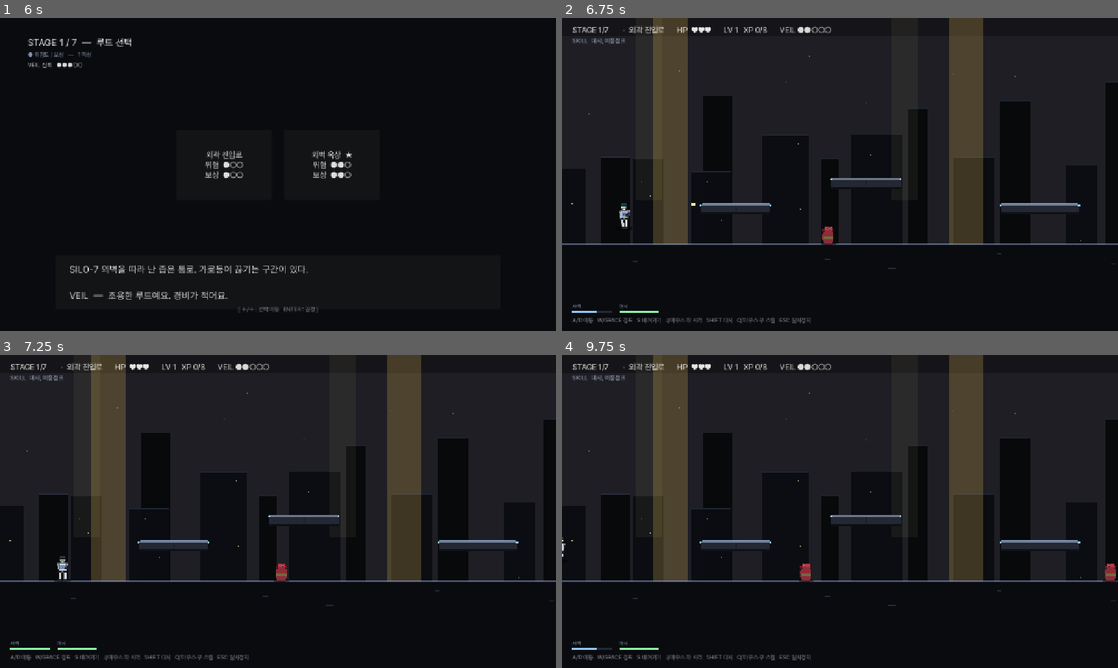
Above: before the commit, frames 1-4 (two rows, left to right).
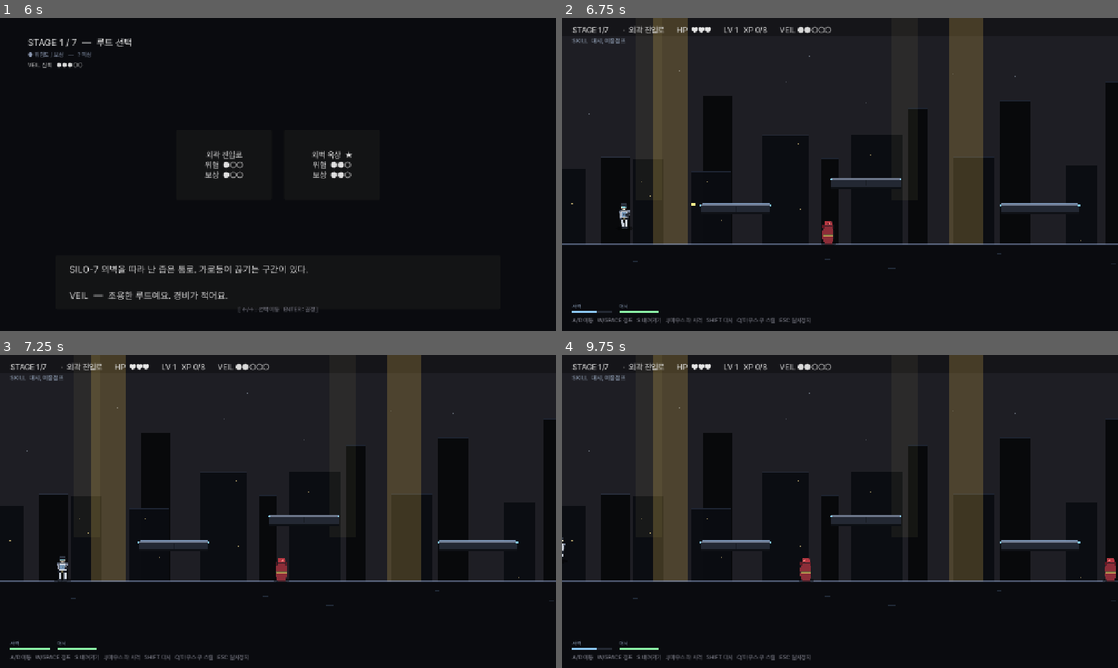
Above: after the commit, the same moments.

Repository: soomin007/EyesOnYou
Game: Godot game, scene res://scenes/main.tscn
Same seed, same stepped clock (60 frames per second), same inputs: the game is played once before the commit and once after it.
Inputs (mouse positions are in pixels of both pictures, inside the frame that each line leads up to):
- Up to frame 1 (6 s): click "게임 시작" at 0.5 s; click "일반 모드" at 1.25 s; click "바로 시작" at 2 s; tap Enter (ui_accept) at 2.75, 4.25, 5, 5.75 s; move the mouse to (400, 158) at 2.77 s; press the mouse at (400, 158) at 2.78 s; hold D (move_right) 2.78-4.28 s; tap W (jump) at 3.02, 3.77, 5.27 s; move the mouse to (166, 190) at 3.52 s; release the mouse at (166, 190) at 3.53 s; click (166, 190) at 3.6 s; move the mouse to (333, 105) at 4.27 s; press the mouse at (333, 105) at 4.28 s; hold A (move_left) 4.28-5.03 s; tap Shift (dash) at 4.35 s; move the mouse to (250, 237) at 5.02 s; release the mouse at (250, 237) at 5.03 s; hold D (move_right) from 5.03 s (still down); tap Q at 5.1 s; click (250, 237) at 5.3 s; move the mouse to (444, 221) at 5.77 s; press the mouse at (444, 221) at 5.78 s; tap E at 5.85 s
- Up to frame 2 (6.75 s): tap W (jump) at 6.02 s; right-click (1006, 221) at 6.4 s; release D (move_right) at 6.5 s; release the mouse at (1006, 221) at 6.5 s; click "확인" at 6.5 s
- Up to frame 3 (7.25 s): no input
- Up to frame 4 (9.75 s): move the mouse to (673, 464) at 7.27 s; hold A (move_left) 7.28-8.03 s; tap Space at 7.35 s; tap W (jump) at 7.52, 9.02 s; click (673, 464) at 7.55 s; move the mouse to (867, 511) at 8.02 s; press the mouse at (867, 511) at 8.03 s; hold D (move_right) 8.03-8.78 s; tap J at 8.1 s; move the mouse to (756, 433) at 8.77 s; release the mouse at (756, 433) at 8.78 s; hold A (move_left) from 8.78 s (still down); tap K at 8.85 s; click (756, 433) at 9.05 s; move the mouse to (962, 495) at 9.52 s; press the mouse at (962, 495) at 9.53 s

Frame 1 is identical in both runs. In frame 2, less than 0.1% of the frame differs, in the area x 46-49%, y 64-72%; in frame 3, less than 0.1%; in frame 4, 0.2%, in the area x 42-100%, y 64-72%.

Commit message:
fix(visual+ux): 방어막 아우라·튜토리얼 더미·적 크기·방패병 turn·고위험/고보상 분리
방어막 인디케이터 (사용자: "머리 위 파란 네모 못생겼어, 하늘색 아우라"):
- ColorRect 12×12 → Node2D + 동심원 3겹(34/26/18 반지름) 하늘색 그라데이션 아우라.
- 캐릭터 본체 위치(-10y)에 배치. 충전·완료 시 modulate.a/scale 펄스는 그대로.

튜토리얼 attack dummy:
- ATTACK 단계 진입 시점에 lazy spawn — 점프 단계에 미리 보이고 미리 처치 시
  사격 quest 진행 안 되던 버그 차단.

튜토리얼 더미 비주얼 (사용자: "더미답게"):
- patrol 형태에 ghost 오버레이 → 짚단 본체(연갈) + 받침대 + 흰 X 봉합 자국 +
  중앙 빨간 과녁(동심원). 사격 연습용 더미로 즉시 인지 가능.

적 크기 (사용자: "patrol·shield 좀 키워"):
- patrol: 28×40 → 36×52, visual scale 1.3.
- shield: 28×40 → 40×56, visual scale 1.4.
- drone/sniper/bomber는 그대로.

방패병 방향 전환 delay (사용자: "조금 더 늘려"):
- SHIELD_DIR_LOCK_DURATION 2.0 → 2.8.

RouteMap 고위험/고보상 분리 (사용자: "겹치면 텍스트 너무 많아"):
- 본 VeilBox에선 description + VEIL 멘트만.
- 우측 별도 PanelContainer (78~97% × 62~74% 영역, 어두운 적갈색)에
  "[고위험]/[고보상]" 경고 표시. 둘 다 없거나 hidden 루트면 숨김.

Co-Authored-By: Claude Opus 4.7 (1M context) <noreply@anthropic.com>

Diff:
--- a/scripts/CharacterArt.gd
+++ b/scripts/CharacterArt.gd
@@ -366,14 +366,50 @@
 	return root
 
 static func build_tutorial_dummy(parent: Node2D) -> Node2D:
-	var root := build_patrol(parent)
-	var ghost := Polygon2D.new()
-	ghost.color = Color(0.95, 0.95, 0.95, 0.18)
-	ghost.polygon = PackedVector2Array([
-		Vector2(-13, -38), Vector2(13, -38), Vector2(13, 0), Vector2(-13, 0),
-	])
-	root.add_child(ghost)
-	return root
+	# 사용자: "더미답게". 인간형 patrol 대신 사격 연습용 목제 더미 톤으로.
+	# 짚단 본체(연한 갈색) + 중심 빨간 과녁 + 짧은 받침대 + 흰 X자 봉합 자국.
+	var root := Node2D.new()
+	parent.add_child(root)
+	# 받침대
+	_filled(root, Color(0.32, 0.28, 0.25), PackedVector2Array([
+		Vector2(-16, -2), Vector2(16, -2), Vector2(20, 4), Vector2(-20, 4),
+	]))
+	# 본체 (사다리꼴, 짚단/모래주머니 톤)
+	_filled(root, Color(0.72, 0.62, 0.45), PackedVector2Array([
+		Vector2(-12, -38), Vector2(12, -38), Vector2(15, -4), Vector2(-15, -4),
+	]))
+	# 어깨 / 머리 영역
+	_filled(root, Color(0.65, 0.55, 0.40), PackedVector2Array([
+		Vector2(-10, -52), Vector2(10, -52), Vector2(12, -38), Vector2(-12, -38),
+	]))
+	# 흰색 X 봉합 자국 (직물/짚단 느낌)
+	var stitch1 := Line2D.new()
+	stitch1.points = PackedVector2Array([Vector2(-8, -34), Vector2(8, -10)])
+	stitch1.width = 1.2
+	stitch1.default_color = Color(0.92, 0.88, 0.78, 0.85)
+	root.add_child(stitch1)
+	var stitch2 := Line2D.new()
+	stitch2.points = PackedVector2Array([Vector2(8, -34), Vector2(-8, -10)])
+	stitch2.width = 1.2
+	stitch2.default_color = Color(0.92, 0.88, 0.78, 0.85)
+	root.add_child(stitch2)
+	# 중앙 과녁 — 빨간 동심원 (가슴쪽)
+	var bull_outer := Polygon2D.new()
+	bull_outer.color = Color(0.85, 0.30, 0.30, 0.85)
+	bull_outer.polygon = _circle_pts(7.0, 18, Vector2(0, -22))
+	root.add_child(bull_outer)
+	var bull_inner := Polygon2D.new()
+	bull_inner.color = Color(0.95, 0.92, 0.45, 0.95)
+	bull_inner.polygon = _circle_pts(3.0, 14, Vector2(0, -22))
+	root.add_child(bull_inner)
+	return root
+
+static func _circle_pts(radius: float, n: int, center: Vector2 = Vector2.ZERO) -> PackedVector2Array:
+	var pts: PackedVector2Array = []
+	for i in n:
+		var a: float = float(i) * TAU / float(n)
+		pts.append(center + Vector2(cos(a) * radius, sin(a) * radius))
+	return pts
 
 # ─── 헬퍼 ───────────────────────────────────────────────
 
--- a/scripts/Enemy.gd
+++ b/scripts/Enemy.gd
@@ -104,7 +104,8 @@
 
 # 방패병 정면 회전 지연 — 한 번 돈 뒤 일정 시간 다시 못 돌게.
 # 대시 쿨다운(0.7s)보다 충분히 길어야 측면/후면 잡고 돌아갈 시간이 생김.
-const SHIELD_DIR_LOCK_DURATION: float = 2.0
+# 사용자 후속 피드백: 좀 더 늘려달라 → 2.0 → 2.8.
+const SHIELD_DIR_LOCK_DURATION: float = 2.8
 var shield_dir_lock_timer: float = 0.0
 
 var encountered: bool = false
@@ -117,6 +118,9 @@
 		EnemyType.PATROL:
 			hp = 2
 			visual = CharacterArt.build_patrol(self)
+			# 사용자: patrol 크기 키우기 — 콜리전과 함께 시각도 1.3배.
+			if visual != null:
+				visual.scale = Vector2(1.3, 1.3)
 		EnemyType.SNIPER:
 			hp = 1
 			visual = CharacterArt.build_sniper(self)
@@ -129,6 +133,9 @@
 		EnemyType.SHIELD:
 			hp = 3
 			visual = CharacterArt.build_shield(self)
+			# 사용자: shield 크기 키우기 — 콜리전과 함께 시각도 1.4배.
+			if visual != null:
+				visual.scale = Vector2(1.4, 1.4)
 	fire_timer = _sniper_interval()
 	drone_bomb_cd = 1.2  # 스폰 직후 즉시 폭격 방지
 	# 지면형 적은 spawn pos가 발판 살짝 위/아래여도 발판 top에 정확히 붙도록 snap.
--- a/scripts/Player.gd
+++ b/scripts/Player.gd
@@ -52,7 +52,7 @@
 # barrier 상태
 var barrier_ready: bool = false
 var barrier_charge_t: float = 0.0
-var barrier_indicator: ColorRect = null
+var barrier_indicator: Node2D = null
 
 func _ready() -> void:
 	add_to_group("player")
@@ -72,26 +72,32 @@
 	muzzle_flash.visible = false
 	add_child(muzzle_flash)
 	# barrier indicator — 머리 위 점, 충전 완료 시 푸른빛 펄스. 사용자
-	# 피드백: 작아서 안 띄임 → 12x12로 키우고 외곽선 라인 추가.
-	barrier_indicator = ColorRect.new()
-	barrier_indicator.name = "BarrierIndicator"
-	# color.a는 1.0로 두고 modulate로 fade. modulate는 자식 ring에도 전파됨.
-	barrier_indicator.color = Color(0.45, 0.75, 1.0, 0.85)
+	# 사용자: "머리 위 파란 네모"가 안 어울림 → 캐릭터 본체에 하늘색 아우라.
+	# Node2D 안에 동심원 3겹 (외곽 옅음 → 내곽 진함)으로 부드러운 발광 효과.
+	barrier_indicator = Node2D.new()
+	barrier_indicator.name = "BarrierAura"
+	barrier_indicator.position = Vector2(0.0, -10.0)  # 캐릭터 몸통 중심 근처
 	barrier_indicator.modulate.a = 0.0
-	barrier_indicator.size = Vector2(12.0, 12.0)
-	barrier_indicator.position = Vector2(-6.0, -70.0)
-	barrier_indicator.pivot_offset = Vector2(6.0, 6.0)
 	add_child(barrier_indicator)
-	var ring := ColorRect.new()
-	ring.color = Color(0.85, 0.92, 1.0, 0.65)
-	ring.size = Vector2(14.0, 1.0)
-	ring.position = Vector2(-1.0, -1.0)
-	barrier_indicator.add_child(ring)
-	var ring2 := ColorRect.new()
-	ring2.color = Color(0.85, 0.92, 1.0, 0.65)
-	ring2.size = Vector2(14.0, 1.0)
-	ring2.position = Vector2(-1.0, 12.0)
-	barrier_indicator.add_child(ring2)
+	var aura_outer := Polygon2D.new()
+	aura_outer.color = Color(0.55, 0.85, 1.0, 0.18)
+	aura_outer.polygon = _make_circle_polygon(34.0)
+	barrier_indicator.add_child(aura_outer)
+	var aura_mid := Polygon2D.new()
+	aura_mid.color = Color(0.65, 0.92, 1.0, 0.28)
+	aura_mid.polygon = _make_circle_polygon(26.0)
+	barrier_indicator.add_child(aura_mid)
+	var aura_inner := Polygon2D.new()
+	aura_inner.color = Color(0.85, 0.97, 1.0, 0.42)
+	aura_inner.polygon = _make_circle_polygon(18.0)
+	barrier_indicator.add_child(aura_inner)
+
+func _make_circle_polygon(radius: float, n: int = 32) -> PackedVector2Array:
+	var pts: PackedVector2Array = []
+	for i in n + 1:
+		var a: float = float(i) * TAU / float(n)
+		pts.append(Vector2(cos(a) * radius, sin(a) * radius))
+	return pts
 
 func _physics_process(delta: float) -> void:
 	_tick_timers(delta)
@@ -366,7 +372,7 @@
 		barrier_ready = false
 		barrier_charge_t = 0.0
 		if barrier_indicator != null:
-			barrier_indicator.color.a = 0.0
+			barrier_indicator.modulate.a = 0.0
 		_show_shield_flash()
 		if GameState.get_skill_tier("barrier") >= 3:
 			invuln = max(invuln, BARRIER_INVULN_T3)
--- a/scripts/RouteMap.gd
+++ b/scripts/RouteMap.gd
@@ -11,6 +11,9 @@
 var recommended_id: String = ""
 var hovered_idx: int = 0
 var buttons: Array = []
+# 고위험/고보상 별도 패널 (사용자 피드백: 본 멘트에 겹치면 너무 많아짐).
+var risk_reward_panel: PanelContainer = null
+var risk_reward_label: Label = null
 
 func _ready() -> void:
 	stage_label.text = "STAGE %d / %d  —  루트 선택" % [GameState.current_stage + 1, GameState.effective_total_stages()]
@@ -25,10 +28,41 @@
 	veil_text.autowrap_mode = TextServer.AUTOWRAP_WORD_SMART
 	veil_text.custom_minimum_size = Vector2(560, 0)
 	_setup_trust_gauge()
+	_build_risk_reward_panel()
 	_build_node_buttons()
 	_update_veil_comment()
 	_refresh_hint()
 	GameState.input_kind_changed.connect(_on_input_kind_changed)
+
+func _build_risk_reward_panel() -> void:
+	# VeilBox 우측에 작은 패널 — 고위험/고보상 경고를 본 멘트와 분리해서 표시.
+	risk_reward_panel = PanelContainer.new()
+	risk_reward_panel.set_anchors_preset(Control.PRESET_TOP_LEFT)
+	risk_reward_panel.anchor_left = 0.78
+	risk_reward_panel.anchor_top = 0.62
+	risk_reward_panel.anchor_right = 0.97
+	risk_reward_panel.anchor_bottom = 0.74
+	risk_reward_panel.mouse_filter = Control.MOUSE_FILTER_IGNORE
+	var sb := StyleBoxFlat.new()
+	sb.bg_color = Color(0.13, 0.10, 0.08, 0.88)
+	sb.border_color = Color(0.85, 0.55, 0.35, 0.55)
+	sb.set_border_width_all(1)
+	sb.content_margin_left = 14
+	sb.content_margin_right = 14
+	sb.content_margin_top = 10
+	sb.content_margin_bottom = 10
+	sb.corner_radius_top_left = 4
+	sb.corner_radius_top_right = 4
+	sb.corner_radius_bottom_left = 4
+	sb.corner_radius_bottom_right = 4
+	risk_reward_panel.add_theme_stylebox_override("panel", sb)
+	risk_reward_panel.visible = false
+	add_child(risk_reward_panel)
+	risk_reward_label = Label.new()
+	risk_reward_label.add_theme_font_size_override("font_size", 13)
+	risk_reward_label.add_theme_color_override("font_color", Color(0.95, 0.85, 0.65))
+	risk_reward_label.autowrap_mode = TextServer.AUTOWRAP_WORD_SMART
+	risk_reward_panel.add_child(risk_reward_label)
 
 func _on_input_kind_changed(_kind: String) -> void:
 	_refresh_hint()
@@ -111,15 +145,28 @@
 		msg += desc + "\n\n"
 	# prefix 시스템 폐지 — 짧은 prefix가 뒷 문장과 부자연스러움. 신뢰도는 색으로.
 	msg += "VEIL  —  " + str(route.get("veil_comment", ""))
-	# 위험도가 보이는 루트(hidden 아님)에서만 명시 경고
-	if not route.get("hidden", false):
-		var risk: int = int(route.get("risk", 0))
-		if risk >= 3:
-			msg += "\n[고위험] 적 수가 더 많고 반응 속도도 빨라요."
-		var reward: int = int(route.get("reward", 0))
-		if reward >= 3:
-			msg += "\n[고보상] 클리어 보너스 경험치가 큽니다."
 	veil_text.text = msg
+	# 고위험/고보상 경고는 별도 우측 패널로 — 본 멘트와 시각 분리.
+	_update_risk_reward_panel(route)
+
+func _update_risk_reward_panel(route: Dictionary) -> void:
+	if risk_reward_panel == null or risk_reward_label == null:
+		return
+	if route.get("hidden", false):
+		risk_reward_panel.visible = false
+		return
+	var lines: Array = []
+	var risk: int = int(route.get("risk", 0))
+	if risk >= 3:
+		lines.append("[고위험]\n적 수와 반응 속도가 강해요.")
+	var reward: int = int(route.get("reward", 0))
+	if reward >= 3:
+		lines.append("[고보상]\n클리어 보너스 경험치가 큽니다.")
+	if lines.is_empty():
+		risk_reward_panel.visible = false
+		return
+	risk_reward_label.text = "\n\n".join(lines)
+	risk_reward_panel.visible = true
 
 func _unhandled_input(event: InputEvent) -> void:
 	if event.is_action_pressed("ui_skip") or event.is_action_pressed("jump"):
--- a/scripts/Stage.gd
+++ b/scripts/Stage.gd
@@ -2097,9 +2097,16 @@
 	var col := CollisionShape2D.new()
 	var shape := RectangleShape2D.new()
 	# kind: 0=patrol, 1=sniper, 2=drone, 3=bomber, 4=shield
+	# 사용자: patrol/shield 크기 좀 키우기 (28×40 → 36×52, shield는 40×56).
 	if kind == 2:
 		shape.size = Vector2(32.0, 24.0)
 		col.position = Vector2(0, 0)
+	elif kind == 0:
+		shape.size = Vector2(36.0, 52.0)
+		col.position = Vector2(0, -26.0)
+	elif kind == 4:
+		shape.size = Vector2(40.0, 56.0)
+		col.position = Vector2(0, -28.0)
 	else:
 		shape.size = Vector2(28.0, 40.0)
 		col.position = Vector2(0, -20.0)
--- a/scripts/Tutorial.gd
+++ b/scripts/Tutorial.gd
@@ -96,7 +96,7 @@
 	_build_camera()
 	_build_signs()
 	_build_jump_pickup()
-	_build_attack_dummy()
+	# attack_dummy는 ATTACK 단계 진입 시점에 spawn — 점프 단계 미리 죽이는 사고 방지.
 	_build_spike_zone()
 	_build_barrier()
 	_build_goal()
@@ -550,6 +550,8 @@
 	_advance_to(Step.ATTACK)
 
 func _build_attack_dummy() -> void:
+	# ATTACK 단계 진입 직전 lazy spawn — 점프 단계에 미리 등장하면 사용자가 도달해서
+	# 사격 트리거가 무력화되는 버그(사용자 보고) 차단.
 	attack_dummy = TutorialDummy.new()
 	add_child(attack_dummy)
 	attack_dummy.global_position = ATTACK_DUMMY
@@ -720,6 +722,7 @@
 			sign_drop.visible = true
 		Step.ATTACK:
 			sign_attack.visible = true
+			_build_attack_dummy()
 		Step.LEVELUP:
 			sign_levelup.visible = true
 			_spawn_levelup_dummies()
